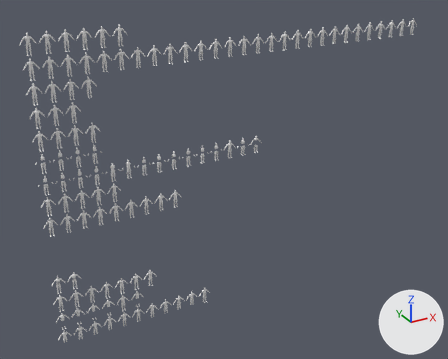
One commit to the Blender file Attires/Attires_ALL.blend: the scene before it, then after it.
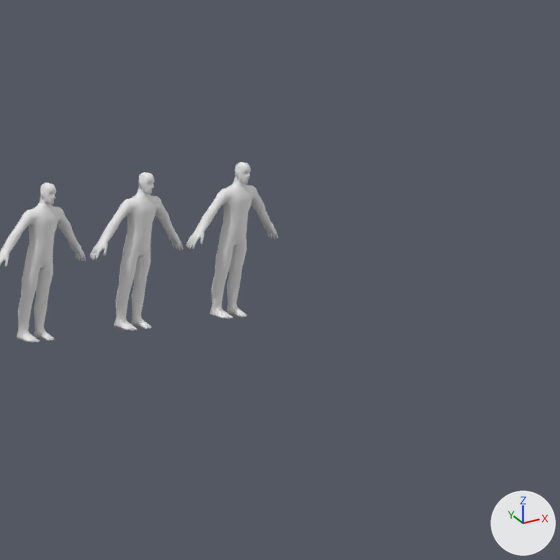
The first picture shows the older version from a camera (50 mm lens) standing at (-10.0, -49.8, 38.6) and looking at (17.8, 0.9, 13.3). The close-ups show the older and then the newer version on the part from 86% to 100% of the width and 0% to 17% of the height of that picture. Only the edits that show in the close-ups are written down. Arrows for +X, +Y and +Z are at lower right; the lights stay in place.

Objects in the first close-up: 'PlayerModel.091', 'PlayerModel.093', 'PlayerModel.104'.
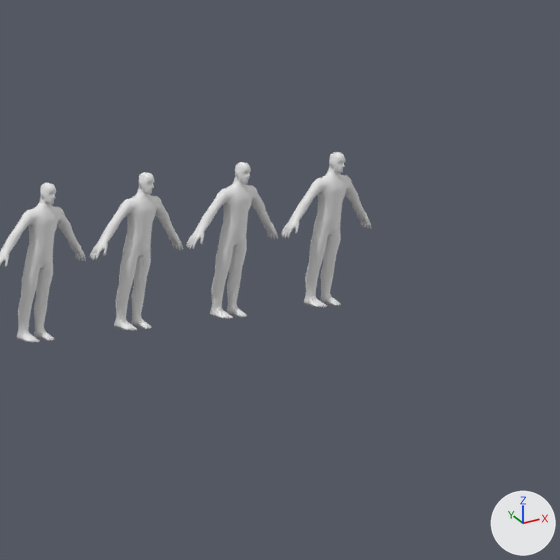
Pixel boxes [x1, y1, x2, y2] of what changed, in the close-ups (560 x 560 px):
'PlayerModel.105', added: after [281, 152, 371, 308]

Patch to the scene script:
```diff
--- a/Attires/Attires_ALL.blend.py
+++ b/Attires/Attires_ALL.blend.py
@@ ob_playermodel_105 @@
+ob_playermodel_105 = bpy.data.objects.new('PlayerModel.105', me_cube_029)
+ob_playermodel_105.location = (42.0, 0.0, 26.0)
+_m = ob_playermodel_105.modifiers.new('Mirror', 'MIRROR')
+_m.use_clip = True
```
